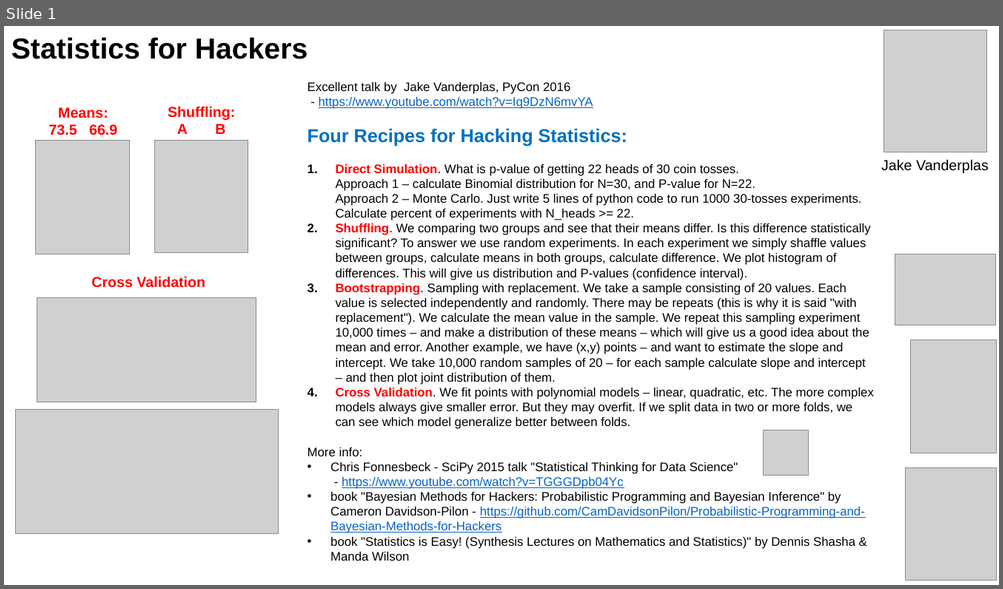
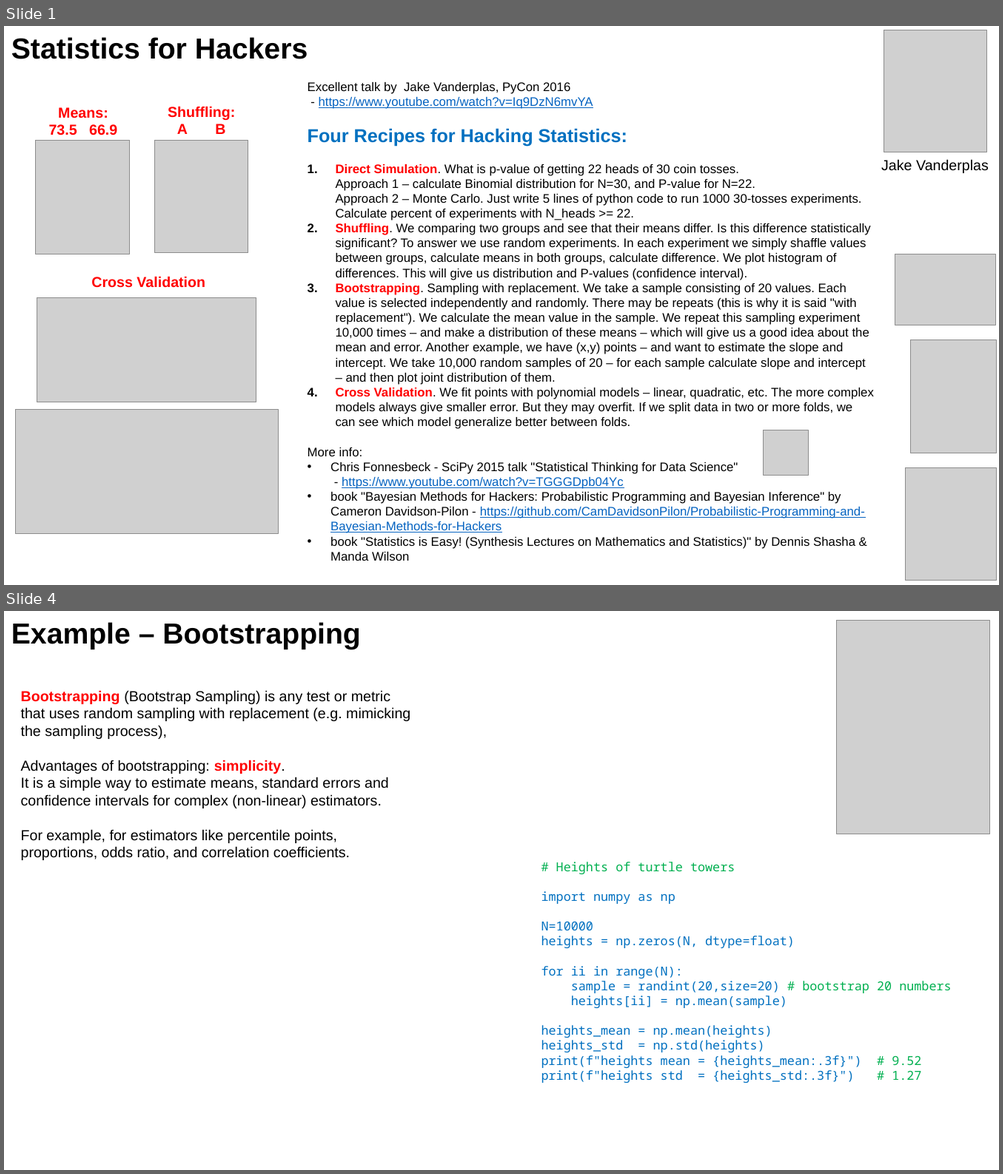
Before and after one commit to lselector/ml_ai_doc, a slide deck: statistics_16_for_hackers.pptx. Shown one above the other, each under a label of ours: slide 1 before the commit, slides 1 and 4 after it; the slides between them are not shown. The pictures are 1003x589 and 1003x1174 pixels, drawn with LibreOffice and Linux fonts; fonts in the diff are those of the drawing; grey boxes stand for pictures. Boxes give left, top, right and bottom in pixels: in the first picture for what was removed or moved away, otherwise in the second. Text is boxed around its words. In the diff, an @@ line names an element or a change of style, - is before the commit and + after.

```diff
--- a/statistics_16_for_hackers.pptx
+++ b/statistics_16_for_hackers.pptx
@@ slide 4 added at [4,611,999,1170], background #FFFFFF @@
@@ text added at [11,622,360,649], 28 pt, text #000000, bold @@
+Example – Bootstrapping
@@ picture added at [836,620,990,834] @@
@@ text added at [21,690,410,860], 14 pt, text #000000 @@
+Bootstrapping (Bootstrap Sampling) is any test or metric that uses random sampling with replacement (e.g. mimicking the sampling process),
+Advantages of bootstrapping: simplicity.
+It is a simple way to estimate means, standard errors and confidence intervals for complex (non-linear) estimators.
+For example, for estimators like percentile points, proportions, odds ratio, and correlation coefficients.
@@ text added at [541,862,951,1083], 12 pt, text #0070C0 @@
+# Heights of turtle towers
+import numpy as np
+N=10000
+heights = np.zeros(N, dtype=float)
+for ii in range(N):
+sample = randint(20,size=20) # bootstrap 20 numbers
+heights[ii] = np.mean(sample)
+heights_mean = np.mean(heights)
+heights_std = np.std(heights)
+print(f"heights mean = {heights_mean:.3f}") # 9.52
+print(f"heights std = {heights_std:.3f}") # 1.27
```
Also in this commit, not shown: 2 other slides added.
